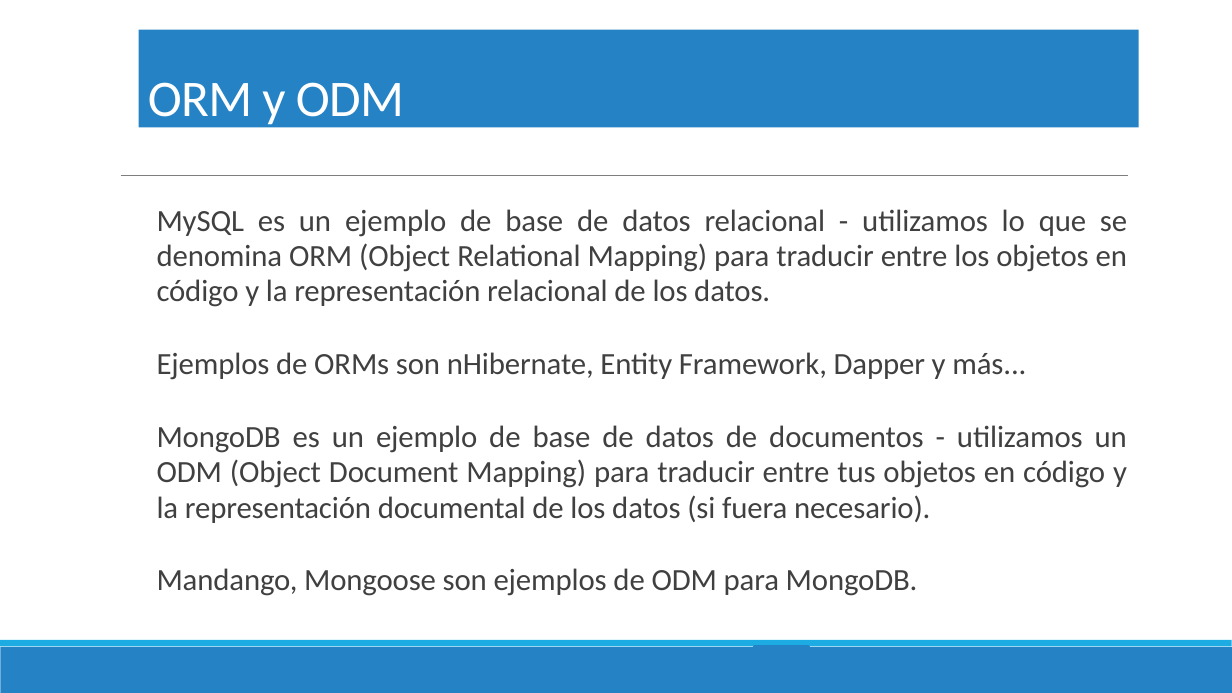
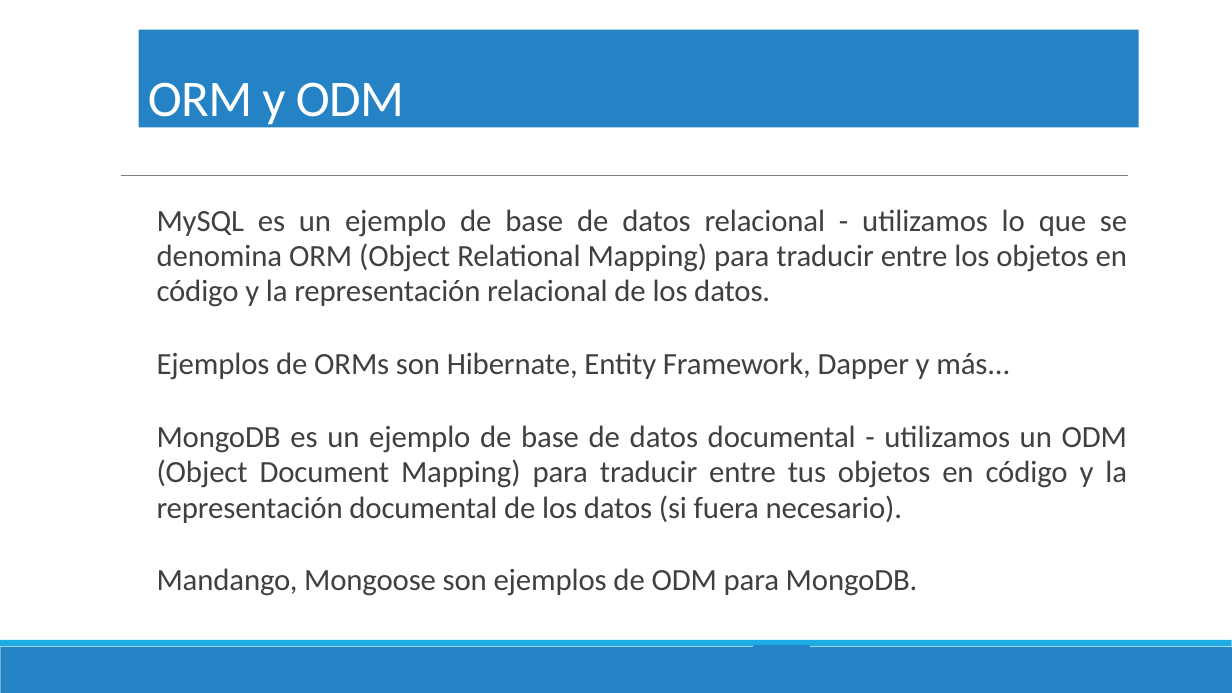
Before and after one commit to norbeydanilo/api_typescript_mysql, a slide deck: slide 4 of steps.pptx. Drawn at 1232x693 pixels with LibreOffice and Linux fonts; fonts in the diff are those of the drawing; background and template pictures are left out. Boxes give left, top, right and bottom in pixels: in the first picture for what was removed or moved away, otherwise in the second. Text is boxed around its words. In the diff, an @@ line names an element or a change of style, - is before the commit and + after.

```diff
--- a/steps.pptx
+++ b/steps.pptx
@@ text at (x1=157, y1=352, x2=1127, y2=523): text changed @@
-Ejemplos de ORMs son nHibernate, Entity Framework, Dapper y más...
-MongoDB es un ejemplo de base de datos de documentos - utilizamos un ODM (Object Document Mapping) para traducir entre tus objetos en código y la representación documental de los datos (si fuera necesario).
+Ejemplos de ORMs son Hibernate, Entity Framework, Dapper y más...
+MongoDB es un ejemplo de base de datos documental - utilizamos un ODM (Object Document Mapping) para traducir entre tus objetos en código y la representación documental de los datos (si fuera necesario).
```
Also in this commit, not shown: 2 other slides changed, 1 slide added, 13 other files.
